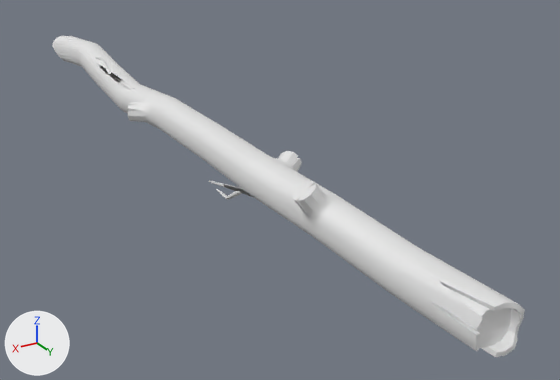
A saved change to the FBX model PaperGame/Assets/Prefabs/Obstacles/log/log.fbx.
Both versions are drawn from a 50 mm lens placed at (0.89, 2.0, 0.74), pointed at (-0.19, 0.2, -0.17). The lights are fixed; the arrows at lower left show +X, +Y and +Z. The older version comes first. Where no turn or scale is listed for an object, it has been applied to the vertices.

The first picture shows 'Log.004'.
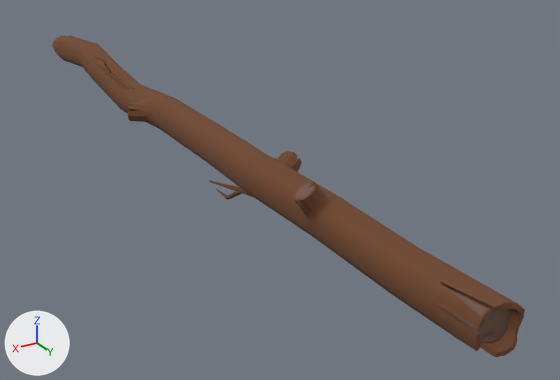
Changed parts and their boxes [x1, y1, x2, y2] in the pictures (560 x 380 px):
part 1 of me_cube_011, cut back: before [476, 308, 515, 352]; after [64, 60, 510, 343]
part 2 of me_cube_011, recoloured (white to brown): [52, 36, 525, 357] in both

Patch to the scene script:
```diff
--- a/PaperGame/Assets/Prefabs/Obstacles/log/log.fbx.py
+++ b/PaperGame/Assets/Prefabs/Obstacles/log/log.fbx.py
@@ img_logtexture_png @@
+img_logtexture_png = load_image('logtexture.png', 'logtexture.png', 1024, 1024, 'sRGB')
@@ mat_material_002 @@
+mat_material_002 = principled_material('Material.002')
+mat_material_002.texture = img_logtexture_png  # with its transparency
+mat_material_002.roughness = 1.0
@@ me_cube_011 @@
 # used by ob_log_004; location = (0.0, 0.0, 0.0)
-me_cube_011.from_pydata(...)  # 2505 vertices, 2292 faces; spans x -0.09..0.11, y -1.25..1.25, z -0.1..0.1
+me_cube_011.from_pydata(...)  # 2944 vertices, 2710 faces; spans x -0.09..0.11, y -1.25..1.25, z -0.1..0.1
+# me_cube_011 part 1: 8 vertices moved from x -0.04..0.04, y -1.22..1.22, z -0.04..0.02 to x -0.04..0.03, y -1.22..1.22, z -0.04..0.02; 23 vertices removed from x -0.04..0.04, y -1.22..1.24, z -0.05..0.03; 462 vertices added at x -0.09..0.11, y -1.22..1.22, z -0.09..0.09
+# me_cube_011 part 2: 2031 faces spanning x -0.09..0.11, y -1.25..1.25, z -0.1..0.1 switch from mat_material (white #e7e7e7) to mat_material_002 (picture img_logtexture_png)
```
